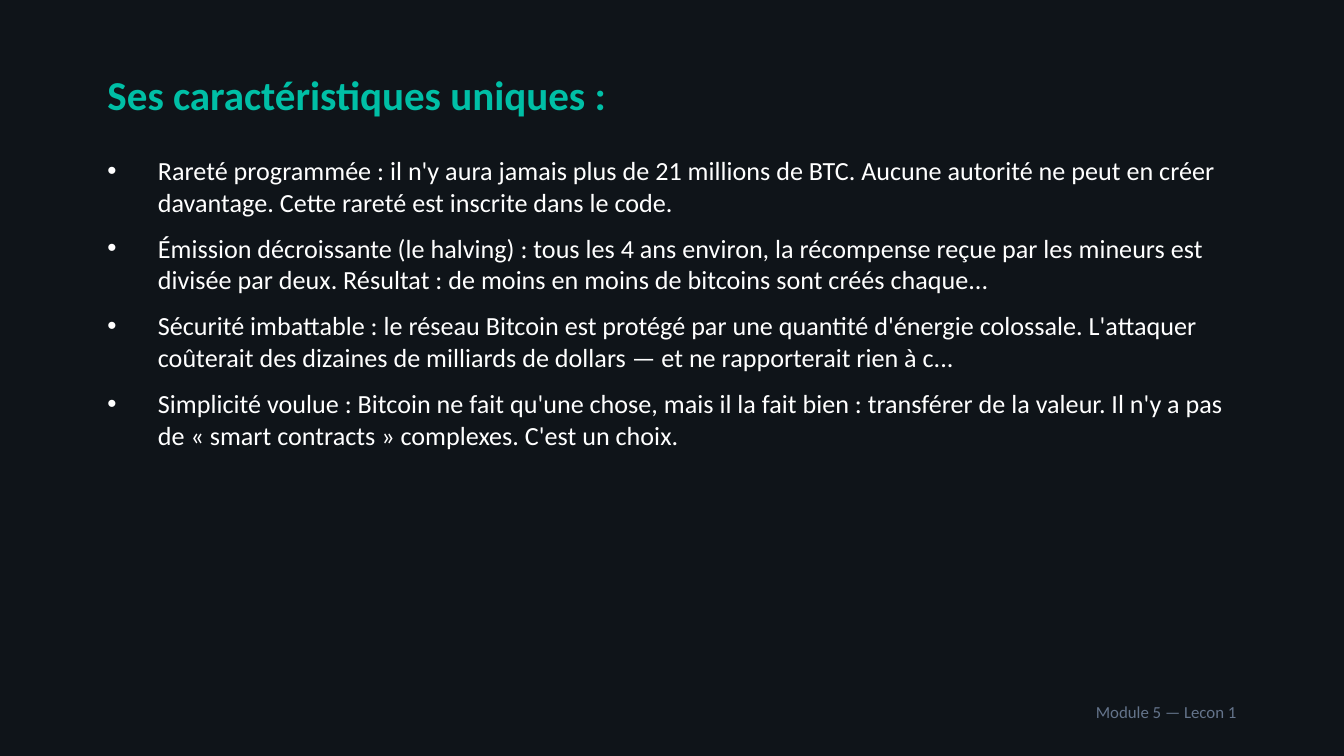
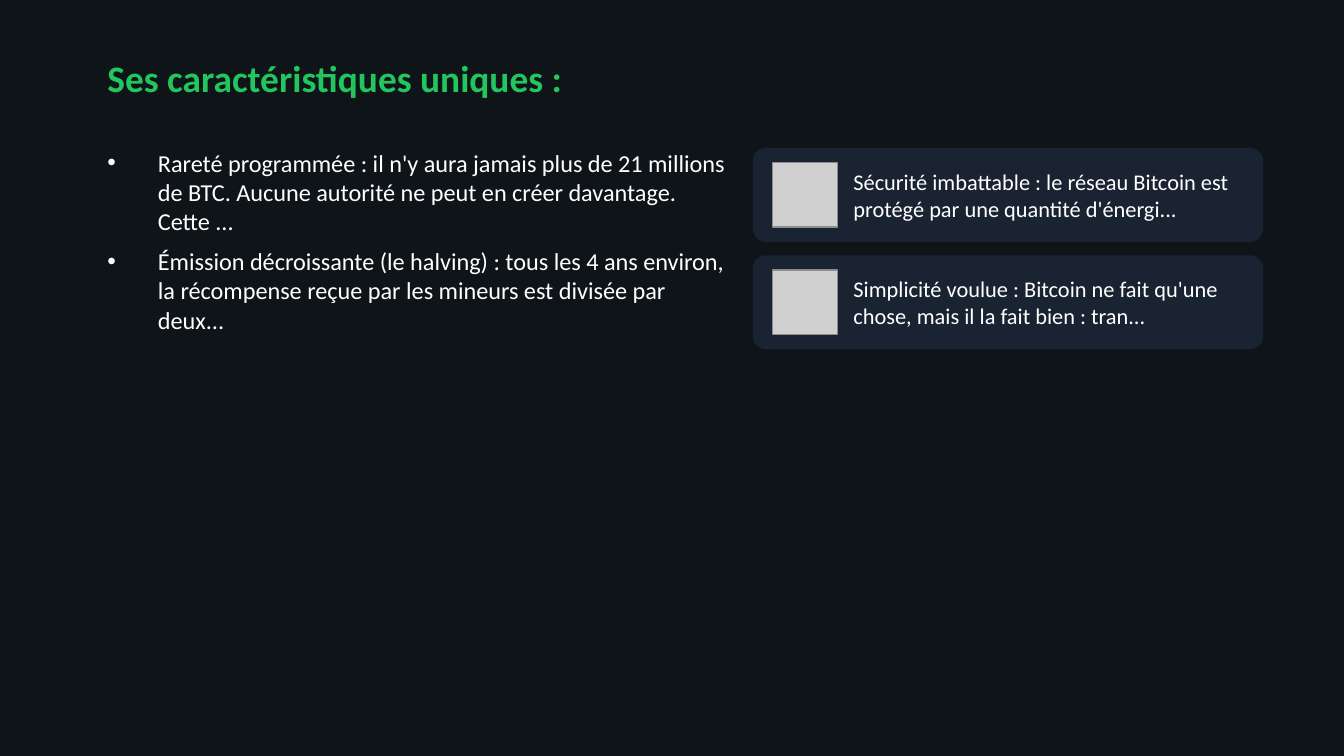
Before and after one commit to ooble27/acheter-tether-avec-terex, a slide deck: slide 5 of public/course-materials/pptx/Module-05-Bitcoin-Ethereum-les-grandes-cryptos.pptx. Drawn at 1344x756 pixels with LibreOffice and Linux fonts; fonts in the diff are those of the drawing; grey boxes stand for pictures. Boxes give left, top, right and bottom in pixels: in the first picture for what was removed or moved away, otherwise in the second. Text is boxed around its words. In the diff, an @@ line names an element or a change of style, - is before the commit and + after.

Commit message:
feat(academy): redesign UX + enrich course materials with illustrations (#42)
- 4-view navigation (catalog → course → module → lesson) replacing accordion layout
- Color-coded module cards grid with progress rings and download buttons
- All 11 modules now have visually rich PPTX/PDF with embedded icons, varied layouts
- Added Module-02 (Sécurité et portefeuilles) materials

```diff
--- a/public/course-materials/pptx/Module-05-Bitcoin-Ethereum-les-grandes-cryptos.pptx
+++ b/public/course-materials/pptx/Module-05-Bitcoin-Ethereum-les-grandes-cryptos.pptx
@@ text "Ses caractéristiques uniques :": place and size @@
-text "Ses caractéristiques uniques :" at <box>107,81,585,117</box>
+text "Ses caractéristiques uniques :" at <box>107,66,543,98</box>
@@ text "Ses caractéristiques uniques :" at <box>107,66,543,98</box>: size 22 to 20 pt, text colour #00BFA6 to #22C55E @@
@@ rounded rectangle added at <box>753,148,1263,242</box>, fill #1A2332 @@
@@ text at <box>158,155,725,329</box>: text changed; size 14 to 13 pt @@
-• Rareté programmée : il n'y aura jamais plus de 21 millions de BTC. Aucune autorité ne peut en créer davantage. Cette rareté est inscrite dans le code.
-• Émission décroissante (le halving) : tous les 4 ans environ, la récompense reçue par les mineurs est divisée par deux. Résultat : de moins en moins de bitcoins sont créés chaque...
-• Sécurité imbattable : le réseau Bitcoin est protégé par une quantité d'énergie colossale. L'attaquer coûterait des dizaines de milliards de dollars — et ne rapporterait rien à c...
-• Simplicité voulue : Bitcoin ne fait qu'une chose, mais il la fait bien : transférer de la valeur. Il n'y a pas de « smart contracts » complexes. C'est un choix.
+• Rareté programmée : il n'y aura jamais plus de 21 millions de BTC. Aucune autorité ne peut en créer davantage. Cette ...
+• Émission décroissante (le halving) : tous les 4 ans environ, la récompense reçue par les mineurs est divisée par deux...
@@ picture added at <box>773,163,837,227</box> @@
@@ text added at <box>853,174,1228,221</box>, 12 pt, text #FFFFFF @@
+Sécurité imbattable : le réseau Bitcoin est protégé par une quantité d'énergi...
@@ rounded rectangle added at <box>753,255,1263,349</box>, fill #1A2332 @@
@@ picture added at <box>773,270,837,335</box> @@
@@ text added at <box>853,281,1217,327</box>, 12 pt, text #FFFFFF @@
+Simplicité voulue : Bitcoin ne fait qu'une chose, mais il la fait bien : tran...
@@ text removed at <box>1096,706,1237,718</box> @@
-Module 5 — Lecon 1
```
Also in this commit, not shown: 17 other slides changed, 5 slides added, 23 other files.
